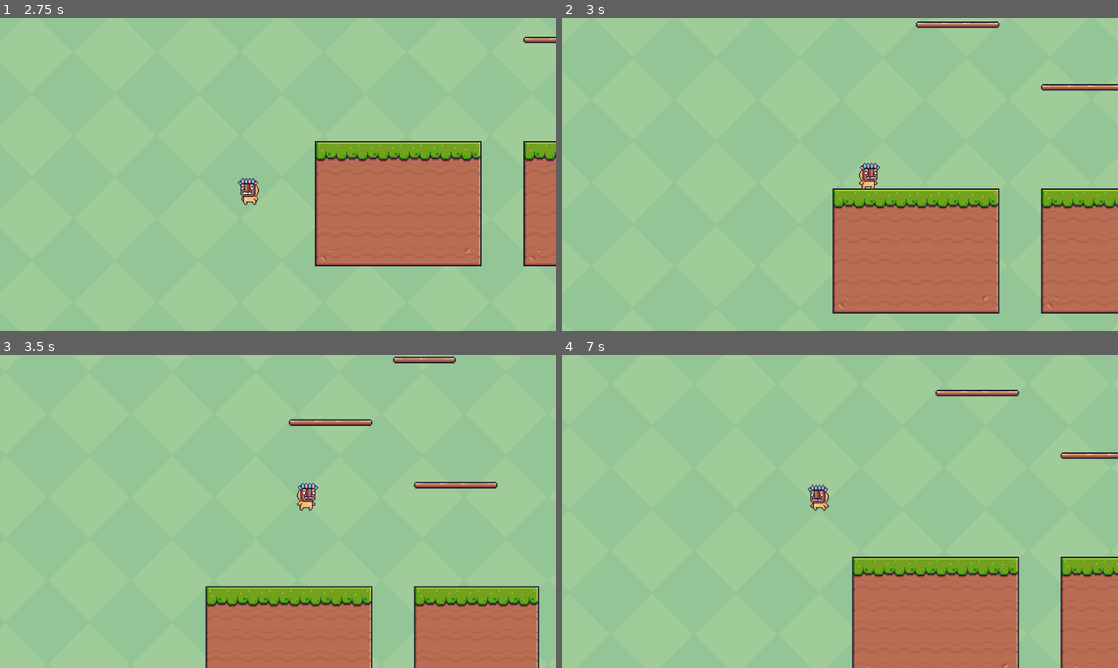
Above: before the commit, frames 1-4 (two rows, left to right).
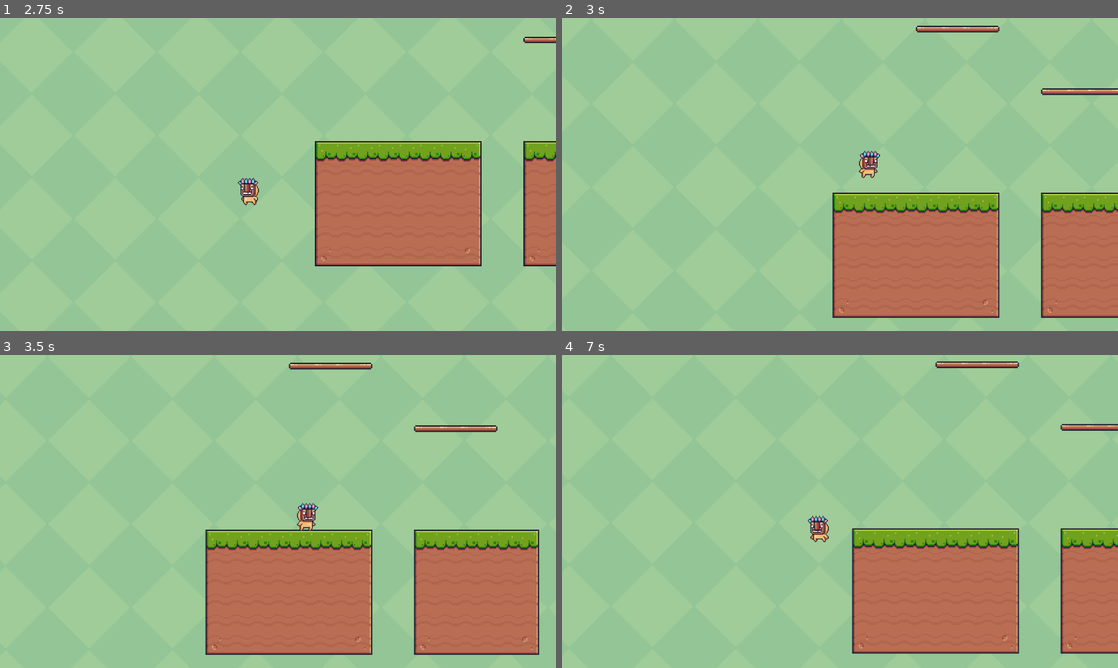
Above: after the commit, the same moments.

Repository: Dawid-Jarczok/NPG_projekt_zaliczeniowy
Game: Godot game, scene res://Scene_1.tscn
Two runs of this game, one before a commit and one after it. Both use one fixed random seed, a clock stepped at 60 frames per second and the inputs below.
Inputs:
- Up to frame 1 (2.75 s): hold D (move_right) 0.53-2.03 s; tap E (TestAction) at 0.6, 1.35, 2.1 s; tap Space (jump) at 0.77, 1.52 s; hold A (move_left) from 2.03 s (still down)
- Up to frame 2 (3 s): release A (move_left) at 2.78 s; hold D (move_right) from 2.78 s (still down); tap E (TestAction) at 2.85 s
- Up to frame 3 (3.5 s): keep holding D (move_right); tap Space (jump) at 3.02 s
- Up to frame 4 (7 s): tap E (TestAction) every 0.75 s from 3.6 to 6.6 s; tap Space (jump) at 3.77, 4.52, 6.02, 6.77 s; release D (move_right) at 4.28 s; hold A (move_left) 4.28-5.03 s; hold D (move_right) 5.03-5.78 s; hold A (move_left) from 5.78 s (still down)

Frame 1 is identical in both runs. In frame 2, 4.7% of the frame differs, in the area x 48-100%, y 1-96%; in frame 3, 17%, in the area x 36-97%, y 0-100%; in frame 4, 10%.

Commit message:
Added detecting if player is falling from map

Diff:
--- a/gra_projektNPG/Scene_1.tscn
+++ b/gra_projektNPG/Scene_1.tscn
@@ -1,9 +1,10 @@
-[gd_scene load_steps=21 format=3 uid="uid://cta5khhkikftn"]
+[gd_scene load_steps=23 format=3 uid="uid://cta5khhkikftn"]
 
 [ext_resource type="Texture2D" uid="uid://k8y5rpqtbru5" path="res://Background/Green.png" id="1_4kmdb"]
 [ext_resource type="Texture2D" uid="uid://bn1ov4eydlbul" path="res://Terrain (16x16).png" id="2_mv8or"]
 [ext_resource type="Texture2D" uid="uid://o8a2g6ahh7k8" path="res://Background/Brown.png" id="2_sxmmx"]
 [ext_resource type="Script" path="res://scripts/player_movement.gd" id="3_3jpsd"]
+[ext_resource type="PackedScene" uid="uid://daoxx11ma1js0" path="res://scenes/obstacles/danger_zone.tscn" id="4_ct8yx"]
 [ext_resource type="Texture2D" uid="uid://dj511m2v60foe" path="res://Idle (32x32).png" id="5_y3yg6"]
 
 [sub_resource type="TileSetAtlasSource" id="TileSetAtlasSource_qov1h"]
@@ -863,6 +864,9 @@
 physics_layer_1/collision_layer = 1
 sources/0 = SubResource("TileSetAtlasSource_qov1h")
 
+[sub_resource type="RectangleShape2D" id="RectangleShape2D_g6dt1"]
+size = Vector2(4220, 32)
+
 [sub_resource type="RectangleShape2D" id="RectangleShape2D_4rno3"]
 size = Vector2(48, 62)
 
@@ -985,10 +989,18 @@
 format = 2
 layer_0/tile_data = PackedInt32Array(720896, 393216, 0, 720897, 458752, 0, 720898, 458752, 0, 720899, 458752, 0, 720900 …(54210 unchanged characters)…
 
-[node name="player_test" type="Node2D" parent="."]
+[node name="DangerZone" parent="TileMap" instance=ExtResource("4_ct8yx")]
+position = Vector2(146, 267.667)
+scale = Vector2(0.333333, 0.333333)
+
+[node name="CollisionShape2D" type="CollisionShape2D" parent="TileMap/DangerZone"]
+position = Vector2(1216, -2)
+shape = SubResource("RectangleShape2D_g6dt1")
+
+[node name="player_test" type="Node2D" parent="." groups=["Player"]]
 position = Vector2(40, 490)
 
-[node name="CharacterBody2D" type="CharacterBody2D" parent="player_test"]
+[node name="CharacterBody2D" type="CharacterBody2D" parent="player_test" groups=["Player"]]
 script = ExtResource("3_3jpsd")
 
 [node name="CollisionShape2D" type="CollisionShape2D" parent="player_test/CharacterBody2D"]
--- a/gra_projektNPG/project.godot
+++ b/gra_projektNPG/project.godot
@@ -46,6 +46,10 @@
 ]
 }
 
+[layer_names]
+
+2d_physics/layer_1="player"
+
 [rendering]
 
 renderer/rendering_method="mobile"
--- /dev/null
+++ b/gra_projektNPG/scenes/obstacles/danger_zone.gd
@@ -0,0 +1,7 @@
+extends Area2D
+
+
+func _on_body_entered(body:Node2D):
+	print("Entered danger zone")
+	if body.is_in_group("Player"):
+		body.respawn()
--- /dev/null
+++ b/gra_projektNPG/scenes/obstacles/danger_zone.tscn
@@ -0,0 +1,8 @@
+[gd_scene load_steps=2 format=3 uid="uid://daoxx11ma1js0"]
+
+[ext_resource type="Script" path="res://scenes/obstacles/danger_zone.gd" id="1_e6cmk"]
+
+[node name="DangerZone" type="Area2D"]
+script = ExtResource("1_e6cmk")
+
+[connection signal="body_entered" from="." to="." method="_on_body_entered"]
--- a/gra_projektNPG/scripts/player_movement.gd
+++ b/gra_projektNPG/scripts/player_movement.gd
@@ -1,3 +1,4 @@
+class_name Player
 extends CharacterBody2D
 
 
@@ -48,3 +49,5 @@
 	print(spawnPoint.global_position)
 	if spawnPoint:
 		global_position = spawnPoint.global_position
+		velocity.x = 0.0
+		velocity.y = 0.0
